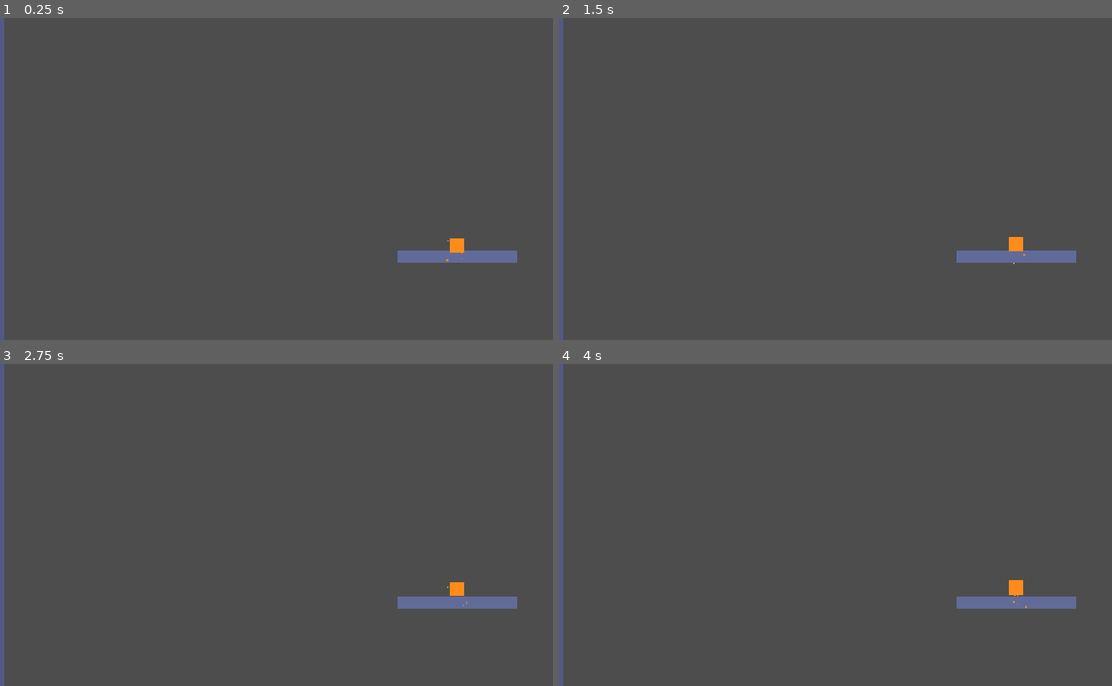
Above: before the commit, frames 1-4 (two rows, left to right).
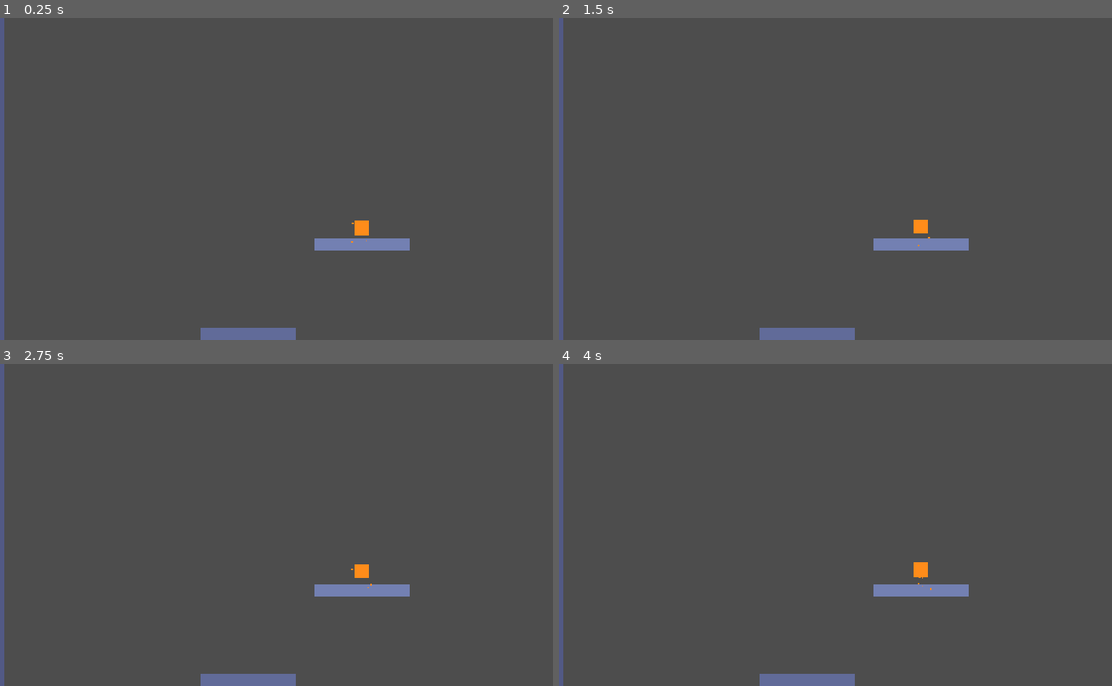
Above: after the commit, the same moments.

Repository: andy-augustine/godot-helloworld
Game: Godot game, scene res://rooms/SecondRoom.tscn
Same seed, same stepped clock (60 frames per second), same inputs: the game is played once before the commit and once after it. This scene is started directly instead of the project's main scene.
Inputs (mouse positions are in pixels of both pictures, inside the frame that each line leads up to):
- Up to frame 1 (0.25 s): no input
- Up to frame 2 (1.5 s): tap Enter (ui_accept) at 0.5, 1.25 s; move the mouse to (951, 162) at 0.52 s; hold D (move_right) 0.53-1.25 s; tap Shift (dash) at 0.6 s; click (951, 162) at 0.67 s; tap Space (jump) at 0.77 s; drag from (708, 195) to (1017, 243) at 1.27 s
- Up to frame 3 (2.75 s): tap Enter (ui_accept) at 2 s; move the mouse to (326, 454) at 2.02 s; hold D (move_right) from 2.03 s (still down); tap Shift (dash) at 2.1 s
- Up to frame 4 (4 s): release D (move_right) at 2.75 s; tap Enter (ui_accept) at 2.75 s; drag from (796, 589) to (653, 476) at 2.77 s; move the mouse to (995, 573) at 3.52 s; hold A (move_left) from 3.53 s (still down); tap Shift (dash) at 3.6 s; tap Space (jump) at 3.77 s

The runs differ from the first frame. In frame 1, 2.3% of the frame differs, in the area x 36-94%, y 62-100%; in frame 2, 2.3%; in frame 3, 2.3%; in frame 4, 2.4%, in the area x 36-94%, y 61-100%.

Commit message:
Redesign SecondRoom: decouple from cards, force dash, block wall-climb
The v1 layout secretly required the turbo card to bridge two gaps —
PlatformB->PlatformC (200 px horizontal needed turbo's 297 px reach
since high_jump alone tops out at 198 px) and the dash gap was also
clearable with high_jump+turbo (200 < 297) so dash wasn't actually
required. Plus the WallRight wall-climbing trick let the player skip
PlatformD entirely and reach DoorR by wall-jumping up the right wall.

v2 geometry, designed against measured movement reach:

  Move                    Max horizontal   Max vertical
  ---------------------   --------------   ------------
  Normal jump             132 px           81 px
  High_jump alone         198 px           182 px
  High_jump + turbo       297 px           182 px
  Dash + slide            ~460 px          gravity-off
  Wall-jump drift         ~200-250 px      ~144 px

- Climb gaps (PlatformA->B->C) all under 30 px horizontal, 130-150 px
  vertical — well within high_jump reach, well above normal-jump reach.
  high_jump is required AND sufficient to climb.
- Dash gap (PlatformC->PlatformD) = 360 px horizontal — above
  high_jump+turbo's 297 px ceiling so dash is mandatory, comfortably
  inside dash's ~460 px range so it doesn't feel punishing.
- WallRight to PlatformD right edge = 500 px — beyond wall-jump drift,
  so wall-climbing the right wall lands you back in the gap, not on D.
- DashPickup moved from PlatformB to PlatformC — sits at the launch
  point of the dash gap so the visual cue is immediate ("I just got
  dash, now look at this gap right here").

Room widened slightly (1800x800 from 1800x720) and PlatformC/D get a
lighter accent colour to differentiate the dash chamber from the
climb chamber.

Co-Authored-By: Claude Opus 4.7 (1M context) <noreply@anthropic.com>

Diff:
--- a/rooms/SecondRoom.tscn
+++ b/rooms/SecondRoom.tscn
@@ -11,32 +11,32 @@
 size = Vector2(200, 20)
 
 [sub_resource type="RectangleShape2D" id="RectangleShape2D_plat_b"]
-size = Vector2(200, 20)
+size = Vector2(160, 20)
 
 [sub_resource type="RectangleShape2D" id="RectangleShape2D_plat_c"]
-size = Vector2(200, 20)
+size = Vector2(160, 20)
 
 [sub_resource type="RectangleShape2D" id="RectangleShape2D_plat_d"]
 size = Vector2(200, 20)
 
 [sub_resource type="RectangleShape2D" id="RectangleShape2D_wallL"]
-size = Vector2(40, 600)
+size = Vector2(40, 800)
 
 [sub_resource type="RectangleShape2D" id="RectangleShape2D_wallR"]
-size = Vector2(40, 720)
+size = Vector2(40, 800)
 
 [sub_resource type="RectangleShape2D" id="RectangleShape2D_ceiling"]
 size = Vector2(1800, 40)
 
 [node name="SecondRoom" type="Node2D"]
 script = ExtResource("1_room")
-bounds = Rect2(0, 0, 1800, 720)
+bounds = Rect2(0, 0, 1800, 800)
 spawn_points = {
-"default": Vector2(120, 640)
+"default": Vector2(120, 720)
 }
 
 [node name="Ground" type="StaticBody2D" parent="."]
-position = Vector2(900, 700)
+position = Vector2(900, 780)
 
 [node name="CollisionShape2D" type="CollisionShape2D" parent="Ground"]
 shape = SubResource("RectangleShape2D_ground")
@@ -49,7 +49,7 @@
 color = Color(0.38, 0.42, 0.6, 1)
 
 [node name="PlatformA" type="StaticBody2D" parent="."]
-position = Vector2(400, 560)
+position = Vector2(260, 660)
 
 [node name="CollisionShape2D" type="CollisionShape2D" parent="PlatformA"]
 shape = SubResource("RectangleShape2D_plat_a")
@@ -62,33 +62,33 @@
 color = Color(0.38, 0.42, 0.6, 1)
 
 [node name="PlatformB" type="StaticBody2D" parent="."]
-position = Vector2(800, 400)
+position = Vector2(450, 530)
 
 [node name="CollisionShape2D" type="CollisionShape2D" parent="PlatformB"]
 shape = SubResource("RectangleShape2D_plat_b")
 
 [node name="Visual" type="ColorRect" parent="PlatformB"]
-offset_left = -100.0
+offset_left = -80.0
 offset_top = -10.0
-offset_right = 100.0
+offset_right = 80.0
 offset_bottom = 10.0
 color = Color(0.38, 0.42, 0.6, 1)
 
 [node name="PlatformC" type="StaticBody2D" parent="."]
-position = Vector2(1200, 240)
+position = Vector2(640, 380)
 
 [node name="CollisionShape2D" type="CollisionShape2D" parent="PlatformC"]
 shape = SubResource("RectangleShape2D_plat_c")
 
 [node name="Visual" type="ColorRect" parent="PlatformC"]
-offset_left = -100.0
+offset_left = -80.0
 offset_top = -10.0
-offset_right = 100.0
+offset_right = 80.0
 offset_bottom = 10.0
-color = Color(0.38, 0.42, 0.6, 1)
+color = Color(0.45, 0.5, 0.7, 1)
 
 [node name="PlatformD" type="StaticBody2D" parent="."]
-position = Vector2(1600, 240)
+position = Vector2(1180, 380)
 
 [node name="CollisionShape2D" type="CollisionShape2D" parent="PlatformD"]
 shape = SubResource("RectangleShape2D_plat_d")
@@ -98,32 +98,32 @@
 offset_top = -10.0
 offset_right = 100.0
 offset_bottom = 10.0
-color = Color(0.38, 0.42, 0.6, 1)
+color = Color(0.45, 0.5, 0.7, 1)
 
 [node name="WallLeft" type="StaticBody2D" parent="."]
-position = Vector2(20, 300)
+position = Vector2(20, 400)
 
 [node name="CollisionShape2D" type="CollisionShape2D" parent="WallLeft"]
 shape = SubResource("RectangleShape2D_wallL")
 
 [node name="Visual" type="ColorRect" parent="WallLeft"]
 offset_left = -20.0
-offset_top = -300.0
+offset_top = -400.0
 offset_right = 20.0
-offset_bottom = 300.0
+offset_bottom = 400.0
 color = Color(0.32, 0.35, 0.52, 1)
 
 [node name="WallRight" type="StaticBody2D" parent="."]
-position = Vector2(1780, 360)
+position = Vector2(1780, 400)
 
 [node name="CollisionShape2D" type="CollisionShape2D" parent="WallRight"]
 shape = SubResource("RectangleShape2D_wallR")
 
 [node name="Visual" type="ColorRect" parent="WallRight"]
 offset_left = -20.0
-offset_top = -360.0
+offset_top = -400.0
 offset_right = 20.0
-offset_bottom = 360.0
+offset_bottom = 400.0
 color = Color(0.32, 0.35, 0.52, 1)
 
 [node name="Ceiling" type="StaticBody2D" parent="."]
@@ -133,11 +133,11 @@
 shape = SubResource("RectangleShape2D_ceiling")
 
 [node name="DashPickup" parent="." instance=ExtResource("3_pickup")]
-position = Vector2(800, 378)
+position = Vector2(640, 348)
 ability_id = &"dash"
 
 [node name="DoorL" parent="." instance=ExtResource("2_door")]
-position = Vector2(20, 640)
+position = Vector2(20, 720)
 target_room_path = "res://rooms/StartingRoom.tscn"
 target_door_name = "DoorR"
 direction = Vector2(-1, 0)
@@ -146,7 +146,7 @@
 position = Vector2(60, 16)
 
 [node name="DoorR" parent="." instance=ExtResource("2_door")]
-position = Vector2(1700, 200)
+position = Vector2(1280, 340)
 target_room_path = "res://rooms/ThirdRoom.tscn"
 target_door_name = "DoorL"
 direction = Vector2(1, 0)
